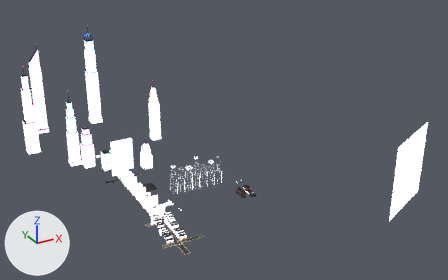
Renders of the glTF model public/scenes/world/world-phone.glb from each side of a commit.
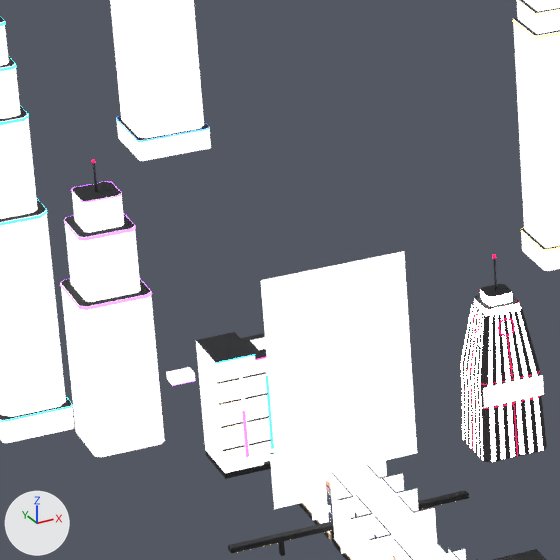
There are two pictures of each version: one whole from a 50 mm camera at (-856.0, -1938.0, 1372.0) aimed at (409.0, 362.0, 222.0), one close up on the part from 16% to 35% of the width and 36% to 66% of the height. The axes (+X, +Y, +Z) are drawn at lower left. The lights are the same throughout. The older version's two pictures come first. Where no turn or scale is listed for an object, it has been applied to the vertices. Vertices at exactly the same position are counted once.

In view in the first close-up: 'far_dark', 'far_facade', 'far_facade_end', 'far_glow', 'far_neon_amber', 'far_neon_purple', 'far_roof', 'far_trim', 'holo_figure', 'sign_arasaka', 'skyline_facade', 'skyline_roof' and 9 more.
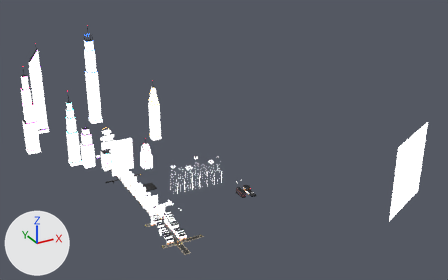
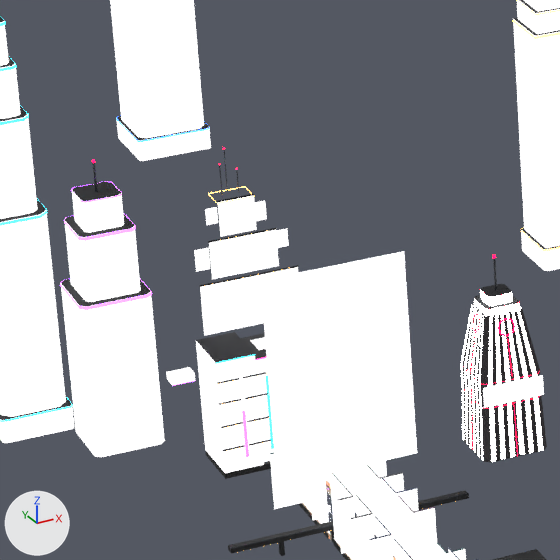
Where the newer file only moved an object's origin or applied its transform, the numbers keep the older frame.

The change, as a diff of the scene's bpy script:
```diff
--- a/public/scenes/world/world-phone.glb.py
+++ b/public/scenes/world/world-phone.glb.py
@@ me_ncw_far_facade_end_0 @@
 # used by ob_far_facade_end; location = (-38.0, 807.5, 104.8)
-me_ncw_far_facade_end_0.from_pydata(...)  # 78 vertices, 82 faces; spans x -86.0..86.0, y -62.0..62.0, z -100.0..100.0
+me_ncw_far_facade_end_0.from_pydata(...)  # 106 vertices, 96 faces; spans x -86.0..86.0, y -62.0..62.0, z -100.0..100.0
+# me_ncw_far_facade_end_0 part 1
+# 28 vertices are added at x 0.0..76.0, y -7.0..10.0, z -13.0..85.0
+# 14 new faces join them
 me_ncw_far_facade_end_0.materials.append(mat_ncw_facade_end)
@@ me_ncw_far_neon_amber_0 @@
 # used by ob_far_neon_amber; location = (1.5, 467.1, 45.5)
-me_ncw_far_neon_amber_0.from_pydata(...)  # 576 vertices, 720 faces; spans x -88.0..88.0, y -279.0..279.0, z -38.0..38.0
+me_ncw_far_neon_amber_0.from_pydata(...)  # 744 vertices, 928 faces; spans x -88.0..88.0, y -279.0..369.0, z -38.0..144.0
+# me_ncw_far_neon_amber_0 part 2: 8 vertices added at x -17.0..12.0, y 348.0..369.0, z 143.0..144.0
+# other edits to the shape of me_ncw_far_neon_amber_0 do not show in these pictures
 me_ncw_far_neon_amber_0.materials.append(mat_ncw_neon_amber)
```

What differs and where, as boxes [x1, y1, x2, y2] in the close-ups (560 x 560 px):
'far_facade_end', reshaped
    before: [61, 192, 274, 473]
    after: [61, 192, 298, 473]
'far_neon_amber', reshaped
    before: [221, 375, 331, 545]
    after: [208, 186, 331, 545]
part 1 of me_ncw_far_facade_end_0, added
    after: [194, 195, 298, 336]
part 2 of me_ncw_far_neon_amber_0, added
    after: [208, 186, 254, 204]
